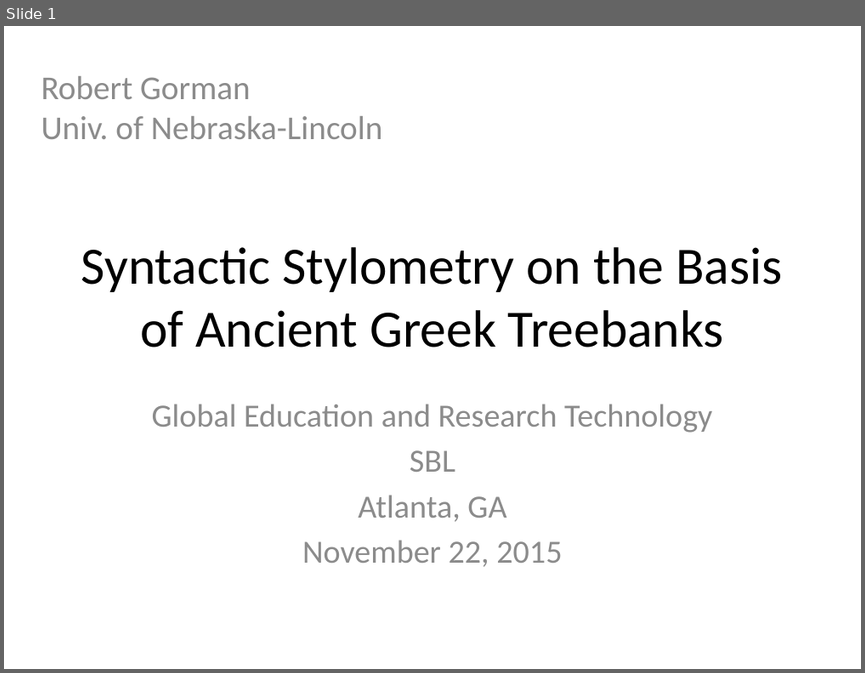
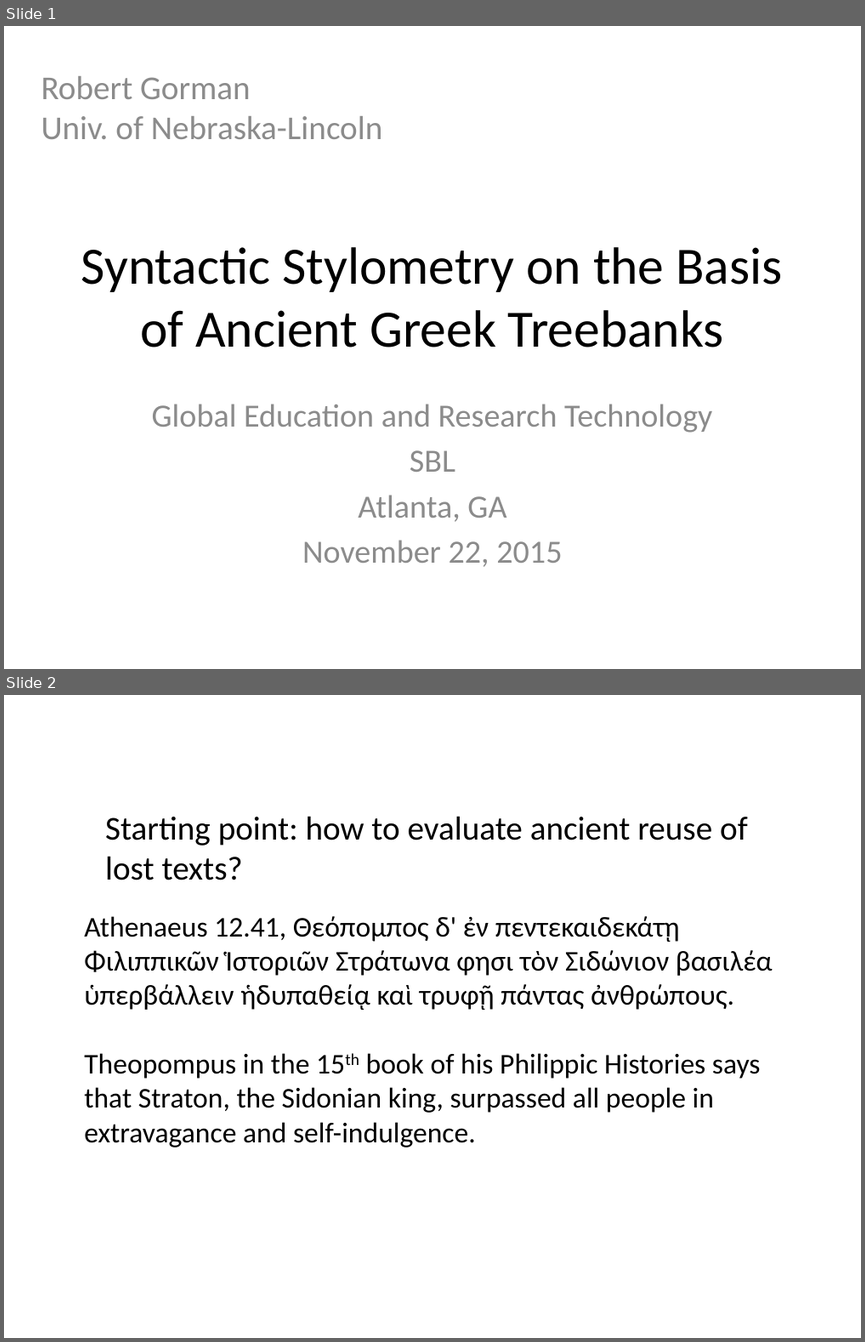
Before and after one commit to rgorman/author_attribution, a slide deck: SBL_talk/sbl_presentation.pptx. Shown one above the other, each under a label of ours: slide 1 before the commit, slides 1 and 2 after it. The pictures are 865x673 and 865x1342 pixels, drawn with LibreOffice and Linux fonts; fonts in the diff are those of the drawing. Boxes give left, top, right and bottom in pixels: in the first picture for what was removed or moved away, otherwise in the second. Text is boxed around its words. In the diff, an @@ line names an element or a change of style, - is before the commit and + after.

```diff
--- a/SBL_talk/sbl_presentation.pptx
+++ b/SBL_talk/sbl_presentation.pptx
@@ slide 2 added at box(4, 695, 861, 1338), background #FFFFFF @@
@@ text added at box(105, 816, 748, 880), 28 pt, text #000000 @@
+Starting point: how to evaluate ancient reuse of lost texts?
@@ text added at box(84, 916, 772, 1147), 24 pt, text #000000 @@
+Athenaeus 12.41, Θεόπομπος δ' ἐν πεντεκαιδεκάτῃ Φιλιππικῶν Ἱστοριῶν Στράτωνα φησι τὸν Σιδώνιον βασιλέα ὑπερβάλλειν ἡδυπαθείᾳ καὶ τρυφῇ πάντας ἀνθρώπους.
+Theopompus in the 15th book of his Philippic Histories says that Straton, the Sidonian king, surpassed all people in extravagance and self-indulgence.
```
Also in this commit, not shown: 1 slide removed.
